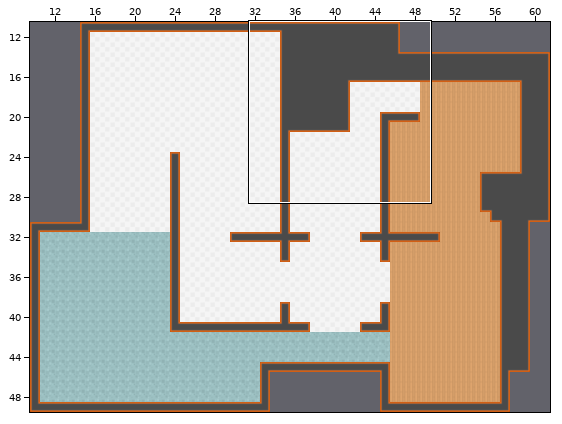
Two versions of a level (Tiled map, core/assets/maps/cooperation.tmx). The picture above shows the old version from afar; the outline marks the close-up.
Close-up. Before the edit:
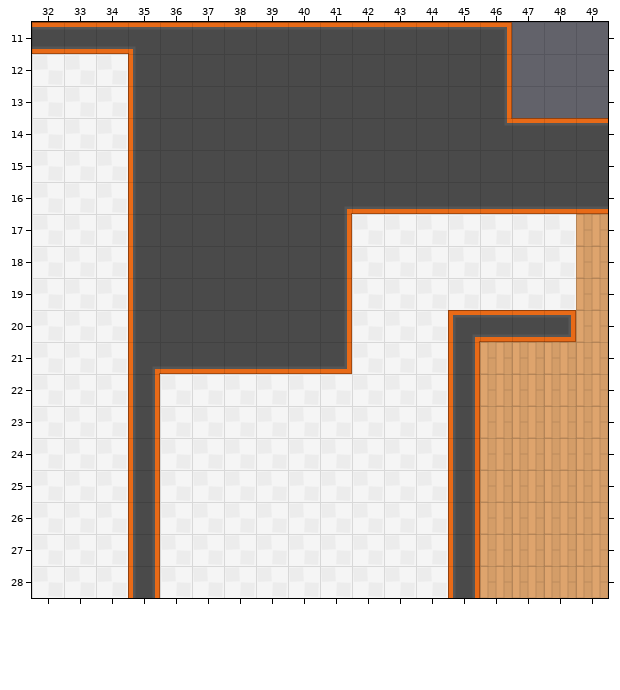
Cells are 64x64 px. Shown: x 32..49, y 11..28. The commit also changed other parts of the map, which this record leaves out.
After the commit:
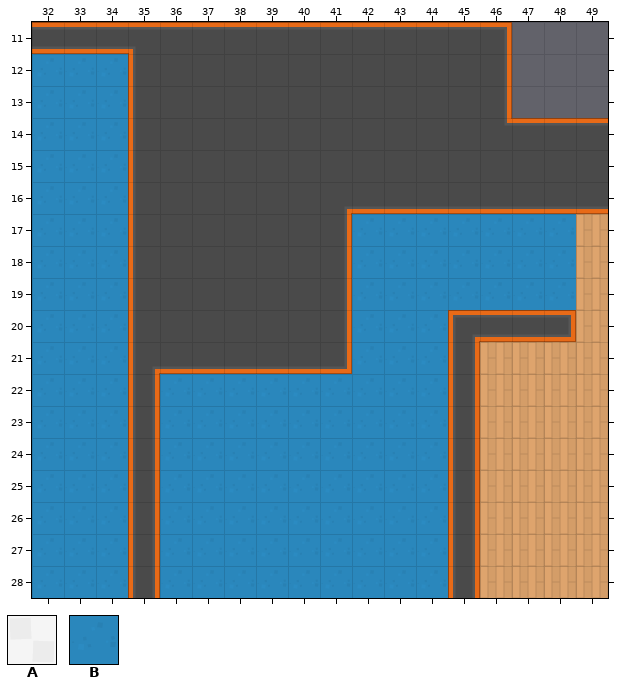
Key: from "kenney_tileset": A 11, B 18.
_ is an empty cell, . an unchanged one.
Diff:
--- layer "Tile Layer 1"
@@ x 32..48 @@
-12 AAA..............
-13 AAA..............
-14 AAA..............
-15 AAA..............
-16 AAA..............
-17 AAA.......AAAAAAA
-18 AAA.......AAAAAAA
-19 AAA.......AAAAAAA
-20 AAA.......AAA....
-21 AAA.......AAA....
-22 AAA.AAAAAAAAA....
-23 AAA.AAAAAAAAA....
-24 AAA.AAAAAAAAA....
-25 AAA.AAAAAAAAA....
-26 AAA.AAAAAAAAA....
-27 AAA.AAAAAAAAA....
-28 AAA.AAAAAAAAA....
+12 BBB..............
+13 BBB..............
+14 BBB..............
+15 BBB..............
+16 BBB..............
+17 BBB.......BBBBBBB
+18 BBB.......BBBBBBB
+19 BBB.......BBBBBBB
+20 BBB.......BBB....
+21 BBB.......BBB....
+22 BBB.BBBBBBBBB....
+23 BBB.BBBBBBBBB....
+24 BBB.BBBBBBBBB....
+25 BBB.BBBBBBBBB....
+26 BBB.BBBBBBBBB....
+27 BBB.BBBBBBBBB....
+28 BBB.BBBBBBBBB....
Where, in picture pixels (left, top, right, bottom), the same in both close-ups:
changed: (32, 54, 128, 598)
changed: (160, 214, 576, 598)
